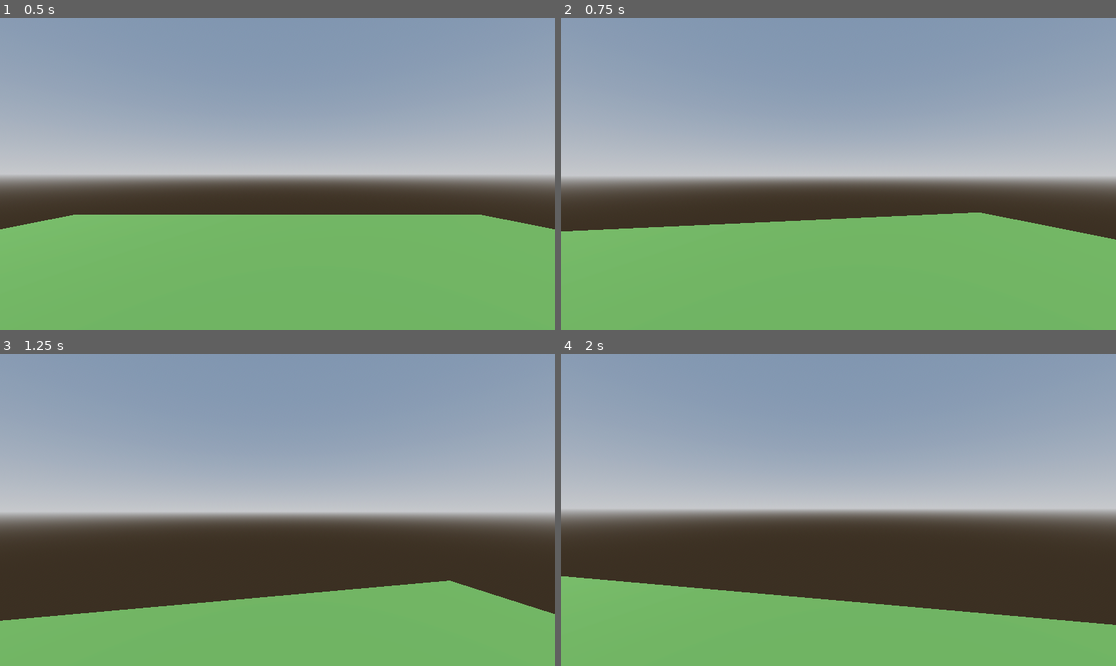
Above: before the commit, frames 1-4 (two rows, left to right).
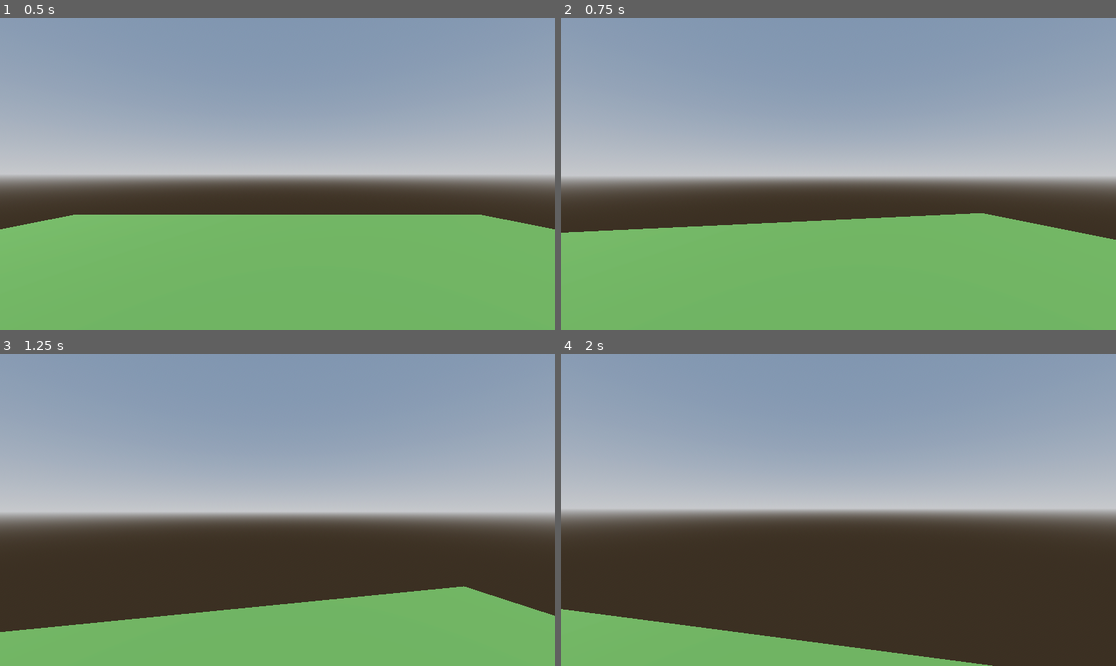
Above: after the commit, the same moments.

Repository: ZethT/Spring24Horror
Game: Godot game, scene res://testing_stage.tscn
Same seed, same stepped clock (60 frames per second), same inputs: the game is played once before the commit and once after it.
Inputs (mouse positions are in pixels of both pictures, inside the frame that each line leads up to):
- Up to frame 1 (0.5 s): no input
- Up to frame 2 (0.75 s): tap Enter at 0.5 s; move the mouse to (866, 174) at 0.52 s; hold W (forward) from 0.53 s (still down); hold E (interact) from 0.53 s (still down)
- Up to frame 3 (1.25 s): keep holding W (forward); keep holding E (interact); tap Space (jump) at 0.77 s
- Up to frame 4 (2 s): keep holding W (forward); move the mouse to (810, 510) at 1.27 s; release E (interact) at 1.28 s; tap E (interact) at 1.35 s; tap Space (jump) at 1.52 s

Frame 1 is identical in both runs. In frame 2, 0.3% of the frame differs, in the area x 0-100%, y 62-72%; in frame 3, 2.5%; in frame 4, 14%, in the area x 0-100%, y 71-100%.

Commit message:
Updated Grabbing Code
Added new node "Hand" for grabbed objects to snap to. Changed node type of "grabbing_capsule" from StaticBody3D to RigidBody3D, now resets positional and rotational vectors when grabbed.

Diff:
--- a/Echoes of Fear/Elena.gd
+++ b/Echoes of Fear/Elena.gd
@@ -3,9 +3,7 @@
 @export var mouse_sensitivity = 0.002
 var held_item
 
-#hello - endlessette
-
-const SPEED = 4.0
+const SPEED = 5.0
 const JUMP_VELOCITY = 4.5
 
 # Get the gravity from the project settings to be synced with RigidBody nodes.
@@ -37,19 +35,21 @@
 
 	move_and_slide()
 
-# Muahahaha
 func _unhandled_input(event):
 	if event.is_action_pressed("interact"):
+		# Check RayCast3D collision to see if the object player is looking at is interactable
 		var object = $Head/RayCast3D.get_collider()
 		if object:
+			# Grab or interact with the collided object if possible
 			if object.has_method("interact"):
 				object.interact()
-			elif held_item:
-				held_item.release(self)
-				held_item = null
 			elif object.has_method("grab"):
-				object.grab($Head)
+				object.grab($Head/Hand)
 				held_item = object
+		elif held_item:
+			# Release held item if interact is pressed when not looking at an interactable object
+			held_item.release(self)
+			held_item = null
 
 	# Frees the cursor when escape is pressed
 	if event.is_action_pressed("ui_cancel"):
--- a/Echoes of Fear/Elena.tscn
+++ b/Echoes of Fear/Elena.tscn
@@ -15,6 +15,9 @@
 [node name="Head" type="Node3D" parent="."]
 transform = Transform3D(1, 0, 0, 0, 1, 0, 0, 0, 1, 0, 1, 0)
 
+[node name="Hand" type="Node3D" parent="Head"]
+transform = Transform3D(1, 0, 0, 0, 1, 0, 0, 0, 1, 0.463011, -0.70587, -0.525859)
+
 [node name="Camera3D" type="Camera3D" parent="Head"]
 
 [node name="RayCast3D" type="RayCast3D" parent="Head"]
--- a/Echoes of Fear/grabbing_capsule.gd
+++ b/Echoes of Fear/grabbing_capsule.gd
@@ -1,8 +1,12 @@
-extends StaticBody3D
+extends RigidBody3D
 
 
 func grab(object):
 	reparent(object)
+	position = Vector3.ZERO
+	rotation = Vector3.ZERO
+	freeze = true
 
 func release(object):
 	reparent(object.get_parent())
+	freeze = false
--- a/Echoes of Fear/grabbing_capsule.tscn
+++ b/Echoes of Fear/grabbing_capsule.tscn
@@ -14,7 +14,7 @@
 radius = 0.25
 height = 1.0
 
-[node name="grabbing capsule" type="StaticBody3D"]
+[node name="grabbing capsule" type="RigidBody3D"]
 collision_layer = 8
 collision_mask = 11
 script = ExtResource("1_8d7uo")
